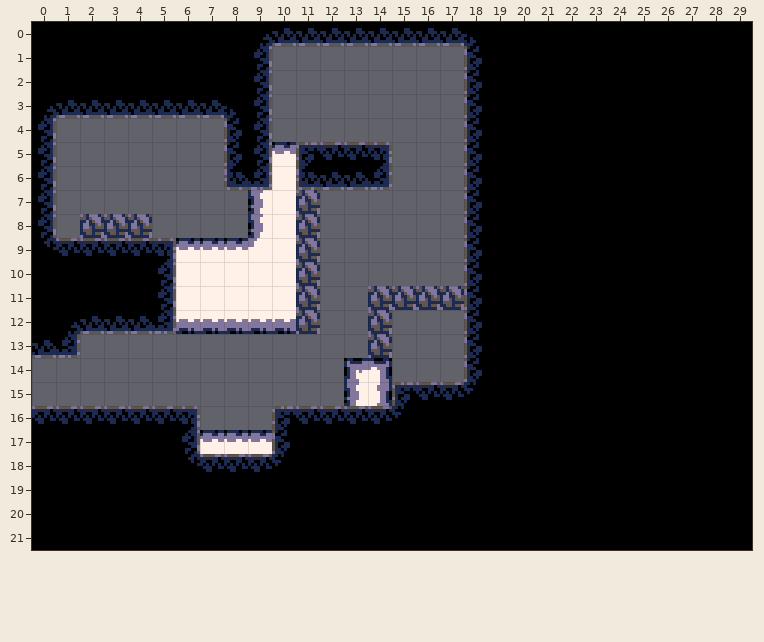
Two states of a Tiled map, assets/tiled/maps/room07.tmx. Above is the file before it was changed.
Cells are 8x8 px. Shown: x 0..29, y 0..21.
Once edited:
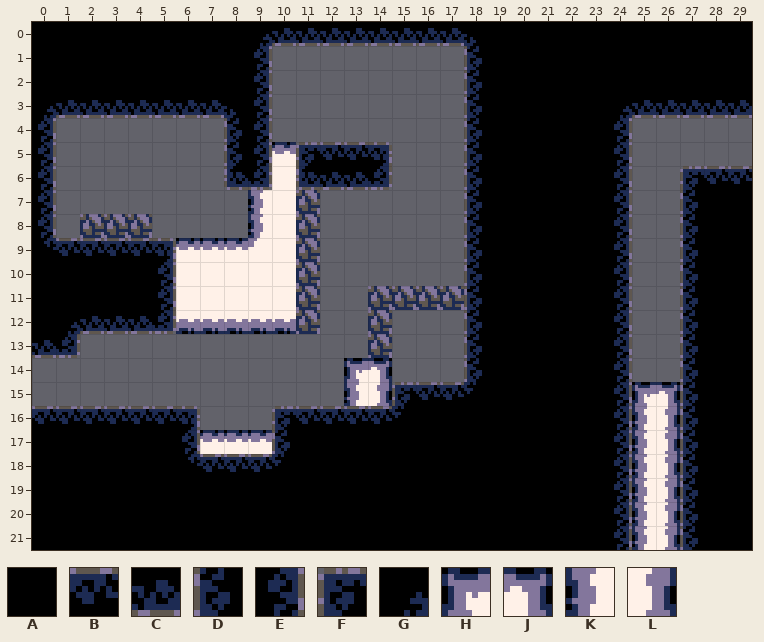
Key: from "tileset": A 0, B 1, C 1 turned 180, D 1 turned 270, E 1 turned 90, F 2 turned 270, G 3 turned 90, H 18 "heat", J 20 "heat", K 34 "heat", L 36 "heat".
_ is an empty cell.
Commit message: finish last room
The exact change:
{"where": "layer \"Tile Layer 1\""}
{"y":3,"x":24,"old":"AAAAAA","new":"GCCCCC"}
{"y":4,"x":24,"old":"AAAAAA","new":"E_____"}
{"y":5,"x":24,"old":"AAAAAA","new":"E_____"}
{"y":6,"x":24,"old":"AAAAAA","new":"E__FBB"}
{"y":7,"x":24,"old":"AAAA","new":"E__D"}
{"y":8,"x":24,"old":"AAAA","new":"E__D"}
{"y":9,"x":24,"old":"AAAA","new":"E__D"}
{"y":10,"x":24,"old":"AAAA","new":"E__D"}
{"y":11,"x":24,"old":"AAAA","new":"E__D"}
{"y":12,"x":24,"old":"AAAA","new":"E__D"}
{"y":13,"x":24,"old":"AAAA","new":"E__D"}
{"y":14,"x":24,"old":"AAAA","new":"E__D"}
{"y":15,"x":24,"old":"AAAA","new":"EHJD"}
{"y":16,"x":24,"old":"AAAA","new":"EKLD"}
{"y":17,"x":24,"old":"AAAA","new":"EKLD"}
{"y":18,"x":24,"old":"AAAA","new":"EKLD"}
{"y":19,"x":24,"old":"AAAA","new":"EKLD"}
{"y":20,"x":24,"old":"AAAA","new":"EKLD"}
{"y":21,"x":24,"old":"AAAA","new":"EKLD"}
{"label":"changed","picture_box":[614,100,752,550]}
